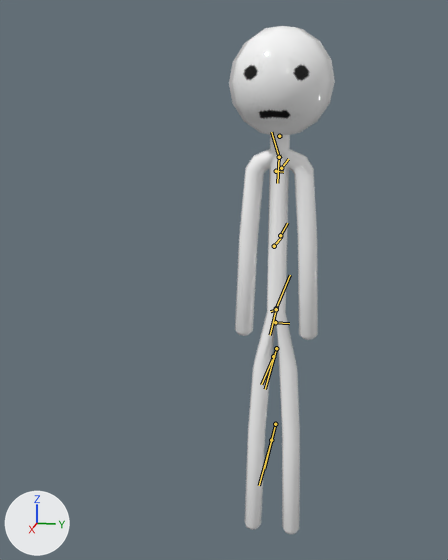
Before and after pictures for a commit that changed the FBX model StickWars/Assets/Models/Characters/peasant.fbx.
The view is the same before and after, from a camera (50 mm lens) standing at (0.1602, 0.0177, 0.0639) and looking at (-0.0001, -0.0143, 0.0239). Lighting does not change. The marker at lower left points along +X, +Y and +Z. The bones that bend it are drawn over the model as lines.

The first picture shows 'Body', 'Head'.
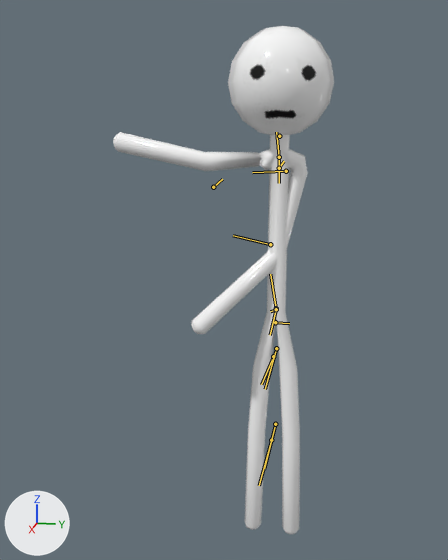
The newer file adds an action. The first version stands in its rest pose; the second is drawn at frame 1 of the action 'EndCollect'.

Pixel boxes [x1, y1, x2, y2] of what changed, in the pictures (448 x 560 px):
'Body', posed (133% wider): before [235, 135, 318, 534]; after [113, 132, 308, 534]
'Head', posed: before [229, 26, 335, 135]; after [228, 26, 334, 135]
bone 'Body_0', root to tip: before (276, 308) to (290, 275); after (276, 308) to (270, 274)
bone 'Shoulder_L', root to tip: before (279, 157) to (271, 132); after (279, 157) to (276, 132)
bone 'ArmStart_L', root to tip: before (276, 171) to (283, 172); after (286, 171) to (252, 172)
bone 'ArmEnd_L', root to tip: before (274, 246) to (282, 236); after (270, 244) to (233, 235)
bone 'Shoulder_R', root to tip: before (279, 157) to (277, 183); after (279, 157) to (279, 183)
bone 'ArmStart_R', root to tip: before (281, 168) to (288, 159); after (279, 168) to (284, 161)
bone 'ArmEnd_R', root to tip: before (280, 235) to (287, 223); after (213, 187) to (222, 179)

What the commit changed:
Bone 'Body_0' (bone_body_0) turns from (0, 0, 0) to (9, 0, 0) degrees about its own x, y and z.
Bone 'Shoulder_L' (bone_shoulder_l) turns from (0, 0, 0) to (-6, 11, -3) degrees about its own x, y and z.
Bone 'ArmStart_L' (bone_armstart_l) turns from (0, 0, 0) to (-14, 13, -3) degrees about its own x, y and z.
Bone 'ArmEnd_L' (bone_armend_l) turns from (0, 0, 0) to (-8, 42, -6) degrees about its own x, y and z.
Bone 'Shoulder_R' (bone_shoulder_r) turns from (0, 0, 0) to (1, 2, 0) degrees about its own x, y and z.
Bone 'ArmStart_R' (bone_armstart_r) turns from (0, 0, 0) to (15, 73, 13) degrees about its own x, y and z.
Bone 'ArmEnd_R' (bone_armend_r) turns from (0, 0, 0) to (0, 25, 0) degrees about its own x, y and z.
